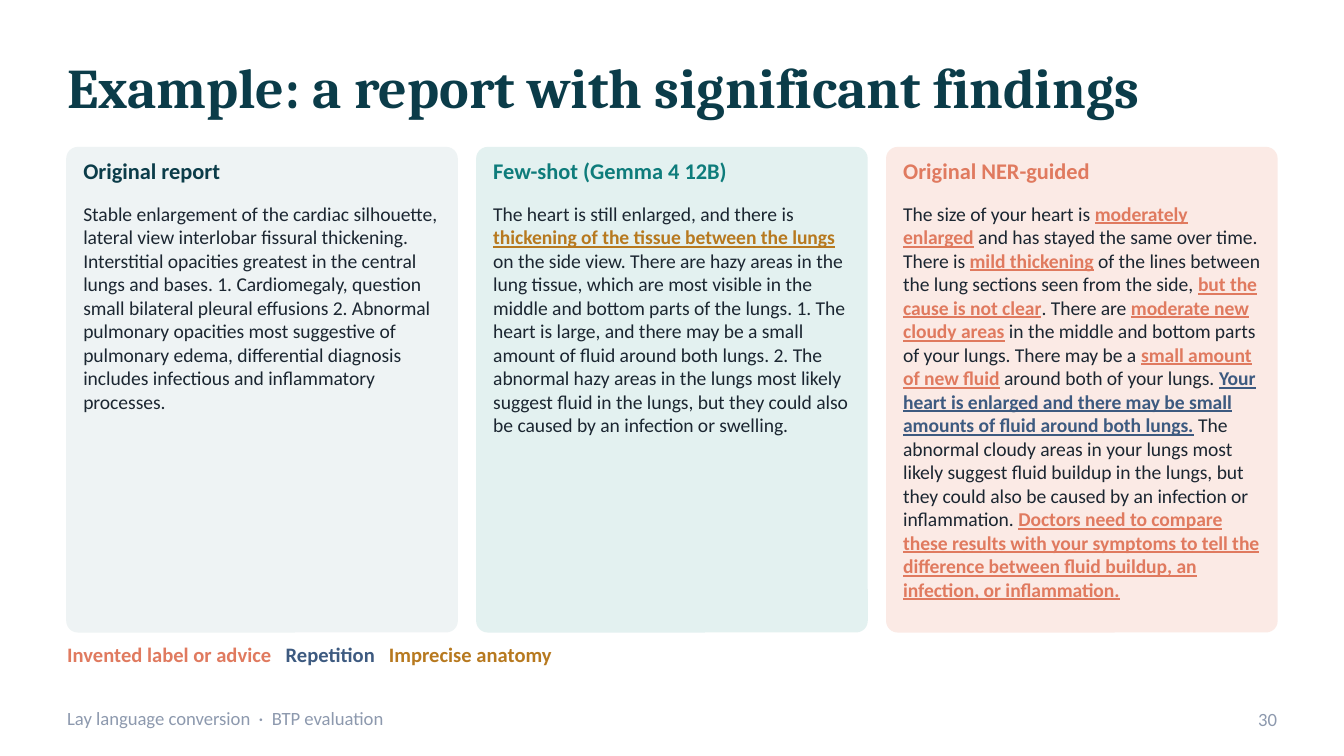
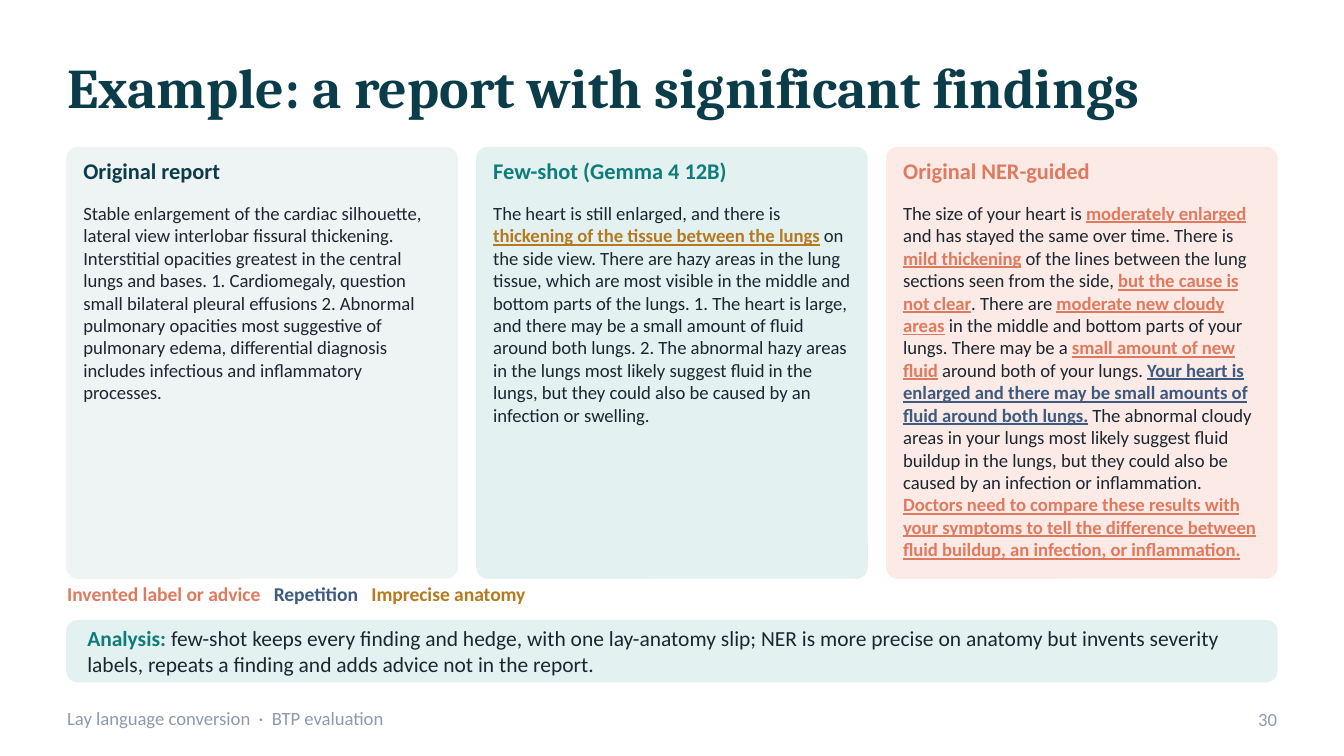
Before and after one commit to bibesgotthevibes/btp-Project, a slide deck: slide 30 of docs/BTP_Lay_Language_Conversion_Evaluation.pptx. Drawn at 1344x756 pixels with LibreOffice and Linux fonts; fonts in the diff are those of the drawing. Boxes give left, top, right and bottom in pixels: in the first picture for what was removed or moved away, otherwise in the second. Text is boxed around its words. In the diff, an @@ line names an element or a change of style, - is before the commit and + after.

```diff
--- a/docs/BTP_Lay_Language_Conversion_Evaluation.pptx
+++ b/docs/BTP_Lay_Language_Conversion_Evaluation.pptx
@@ rounded rectangle: place and size @@
-rounded rectangle at <box>67,148,457,632</box>
+rounded rectangle at <box>67,148,457,578</box>
@@ rounded rectangle: place and size @@
-rounded rectangle at <box>477,148,867,632</box>
+rounded rectangle at <box>477,148,867,578</box>
@@ rounded rectangle: place and size @@
-rounded rectangle at <box>887,148,1277,632</box>
+rounded rectangle at <box>887,148,1277,578</box>
@@ size 10.5 to 10 pt in 3 elements at <box>83,207,422,402</box>, <box>493,207,851,425</box>, <box>903,207,1256,560</box> @@
@@ text "Invented label or advice Repetition ...": place and size @@
-text "Invented label or advice Repetition ..." at <box>67,647,551,666</box>
+text "Invented label or advice Repetition ..." at <box>67,587,525,604</box>
@@ text "Invented label or advice Repetition ..." at <box>67,587,525,604</box>: size 11 to 10.5 pt @@
@@ rounded rectangle added at <box>67,621,1277,681</box>, fill #E3F1F0, outline #E3F1F0 1 pt @@
@@ text added at <box>87,631,1219,676</box>, 11.5 pt, text #1B2631 @@
+Analysis: few-shot keeps every finding and hedge, with one lay-anatomy slip; NER is more precise on anatomy but invents severity labels, repeats a finding and adds advice not in the report.
```
Also in this commit, not shown: 9 other slides changed.
